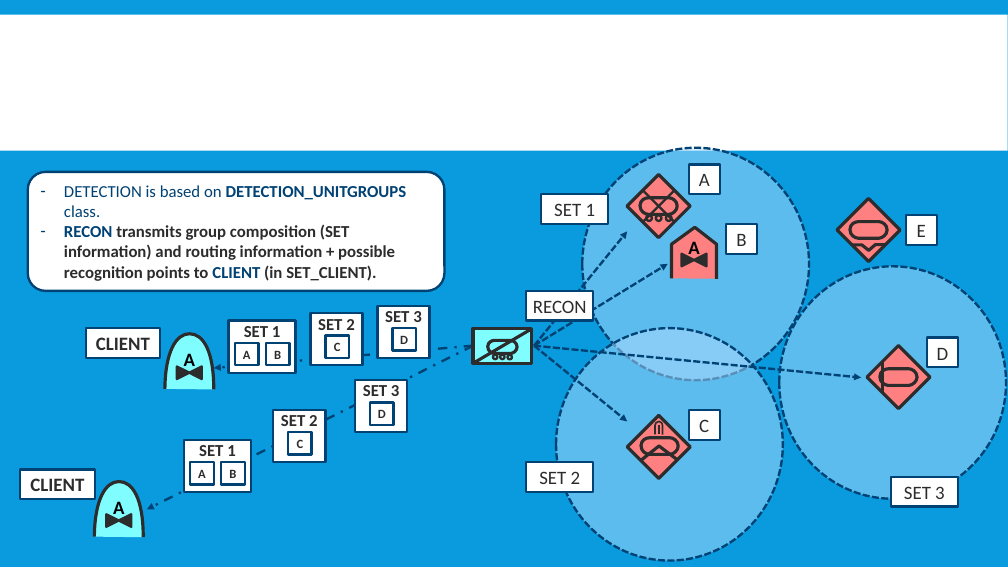
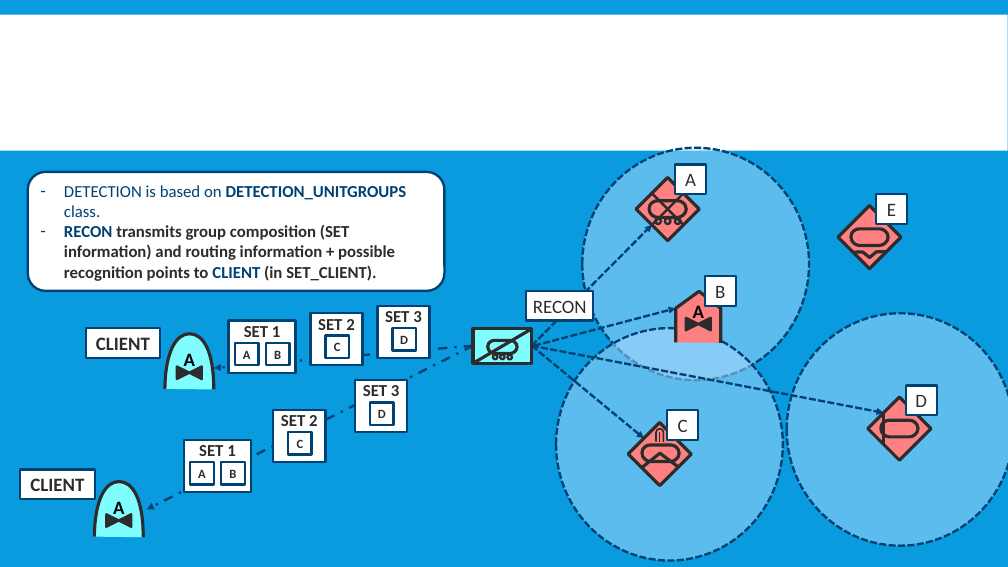
Before and after one commit to FlightControl-Master/MOOSE, a slide deck: slide 18 of Moose Training/Presentations/DCS World - MOOSE - Detection - Part 1 - Explanation.pptx (slide 24 before the commit). Drawn at 1008x567 pixels with LibreOffice and Linux fonts; fonts in the diff are those of the drawing; background and template pictures are left out. Boxes give left, top, right and bottom in pixels: in the first picture for what was removed or moved away, otherwise in the second. Text is boxed around its words. In the diff, an @@ line names an element or a change of style, - is before the commit and + after.

```diff
--- a/Moose Training/Presentations/DCS World - MOOSE - Detection - Part 1 - Explanation.pptx
+++ b/Moose Training/Presentations/DCS World - MOOSE - Detection - Part 1 - Explanation.pptx
@@ rectangle "A": place and size @@
-rectangle "A" at box(689, 165, 720, 194)
+rectangle "A" at box(675, 165, 706, 194)
@@ rectangle removed at box(541, 194, 609, 224) @@
-SET 1
@@ 2 lines, 1 rectangle, 1 freeform shape: place and size @@
-2 lines, 1 rectangle, 1 freeform shape at box(627, 175, 691, 238)
+2 lines, 1 rectangle, 1 freeform shape at box(637, 178, 700, 241)
@@ rectangle "E": place and size @@
-rectangle "E" at box(906, 215, 937, 244)
+rectangle "E" at box(876, 194, 907, 224)
@@ arrow moved from (534, 346) - (628, 231) to (532, 346) - (652, 225) @@
@@ ellipse: place and size @@
-ellipse at box(647, 216, 652, 221)
+ellipse at box(675, 219, 681, 224)
@@ 3 freeform shapes, 2 rectangles: place and size @@
-3 freeform shapes, 2 rectangles at box(627, 199, 900, 479)
+3 freeform shapes, 2 rectangles at box(628, 206, 902, 486)
@@ rectangle "B": place and size @@
-rectangle "B" at box(726, 224, 757, 253)
+rectangle "B" at box(705, 276, 736, 306)
@@ arrow moved from (534, 346) - (668, 264) to (534, 346) - (676, 309) @@
@@ 1 text, 1 freeform shape, 1 flow chart collate: place and size @@
-1 text, 1 freeform shape, 1 flow chart collate at box(671, 228, 717, 279)
+1 text, 1 freeform shape, 1 flow chart collate at box(676, 291, 721, 343)
@@ ellipse: place and size @@
-ellipse at box(780, 266, 1006, 498)
+ellipse at box(787, 313, 1008, 545)
@@ arrow moved from (534, 346) - (628, 421) to (532, 346) - (644, 439) @@
@@ arrow moved from (534, 346) - (861, 377) to (532, 346) - (884, 413) @@
@@ rectangle "D": place and size @@
-rectangle "D" at box(927, 338, 958, 368)
+rectangle "D" at box(906, 386, 937, 415)
@@ rectangle "C": place and size @@
-rectangle "C" at box(689, 410, 720, 439)
+rectangle "C" at box(667, 410, 698, 439)
@@ 1 freeform shape, 1 rectangle, 1 line: place and size @@
-1 freeform shape, 1 rectangle, 1 line at box(867, 345, 930, 409)
+1 freeform shape, 1 rectangle, 1 line at box(868, 397, 931, 460)
@@ freeform shape at box(642, 445, 679, 462): outline redrawn @@
@@ line moved from (659, 435) - (659, 425) to (660, 442) - (660, 433) @@
@@ rectangle removed at box(526, 462, 594, 492) @@
-SET 2
@@ freeform shape: place and size @@
-freeform shape at box(641, 438, 678, 454)
+freeform shape at box(642, 453, 679, 467)
@@ rectangle removed at box(891, 477, 958, 507) @@
-SET 3
```
Also in this commit, not shown: 16 other slides changed, 3 slides added, 8 slides removed, 1 other file.
